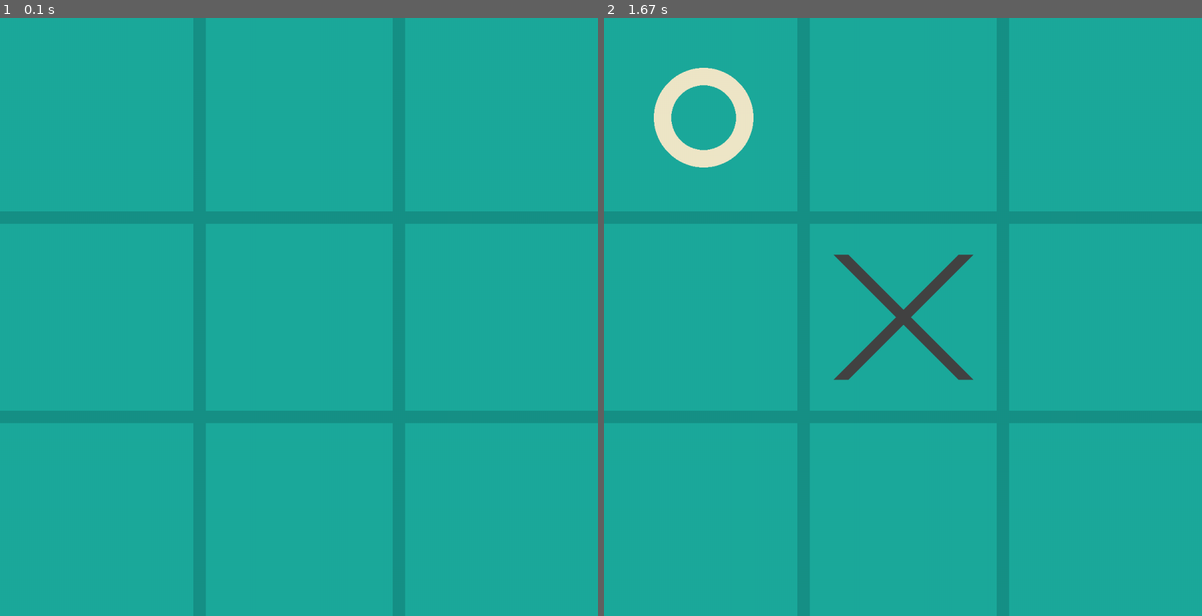
Above: before the commit, frames 1-2 (left to right).
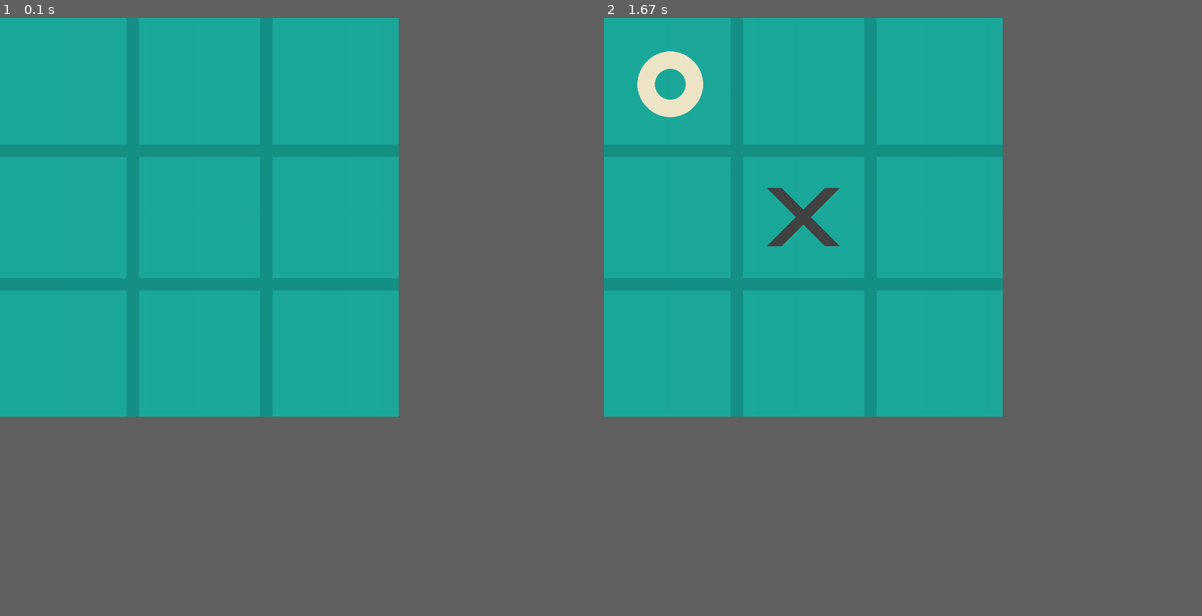
Above: after the commit, the same moments.

Repository: ADolbyB/pygame-ai-tictactoe
Game: pygame game, started from tictactoe.py
Two runs of this game, one before a commit and one after it. Both use one fixed random seed, a clock stepped at 60 frames per second and the inputs below.
Inputs (mouse positions are in pixels of both pictures, inside the frame that each line leads up to):
- Up to frame 1 (0.1 s): no input
- Up to frame 2 (1.67 s): click (801, 215) at 0.38 s
In our replay, the window is 900x900 before the commit and 600x600 after it. These sizes can differ from the game's own. Grey fills any space a smaller window leaves; there, only what the larger window draws over its background counts as a difference.

The runs differ from the first frame. In frame 1, 9.5% of the frame differs, in the area x 0-100%, y 0-100%; in frame 2, 12%.

Commit message:
Reduce game screen size & rename game window title

Diff:
--- a/constants.py
+++ b/constants.py
@@ -1,6 +1,6 @@
 # Window Size:
-WIDTH = 1200
-HEIGHT = 1200
+WIDTH = 800
+HEIGHT = 800
 
 # Board Parameters:
 ROWS = 3
--- a/tictactoe.py
+++ b/tictactoe.py
@@ -8,7 +8,7 @@
 
 # PyGame Setup:
 pygame.init()
-pygame.display.set_caption("WTF AI Tic Tac Toe") # Caption at top of window
+pygame.display.set_caption("AI Tic Tac Toe Game") # Caption at top of window
 screen = pygame.display.set_mode( (WIDTH, HEIGHT) )
 
 class Board:
@@ -249,7 +249,7 @@
                     ai.level = 0
                     print('Random AI Opponent Selected')
 
-                # 1 key: change to WTF AI logic
+                # 1 key: change to Minimaxs AI logic
                 if event.key == pygame.K_1:
                     ai.level = 1
                     print('Smart AI Opponent Selected')
